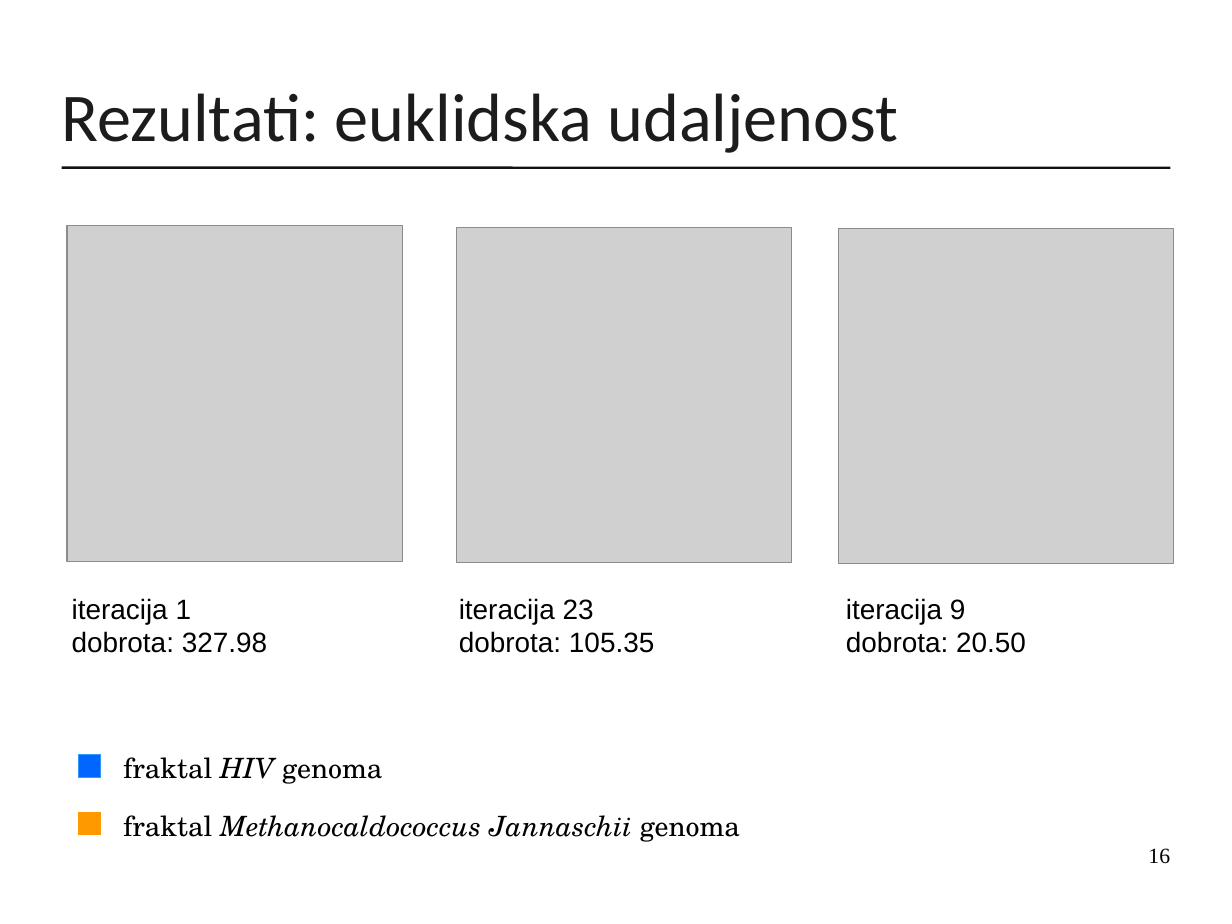
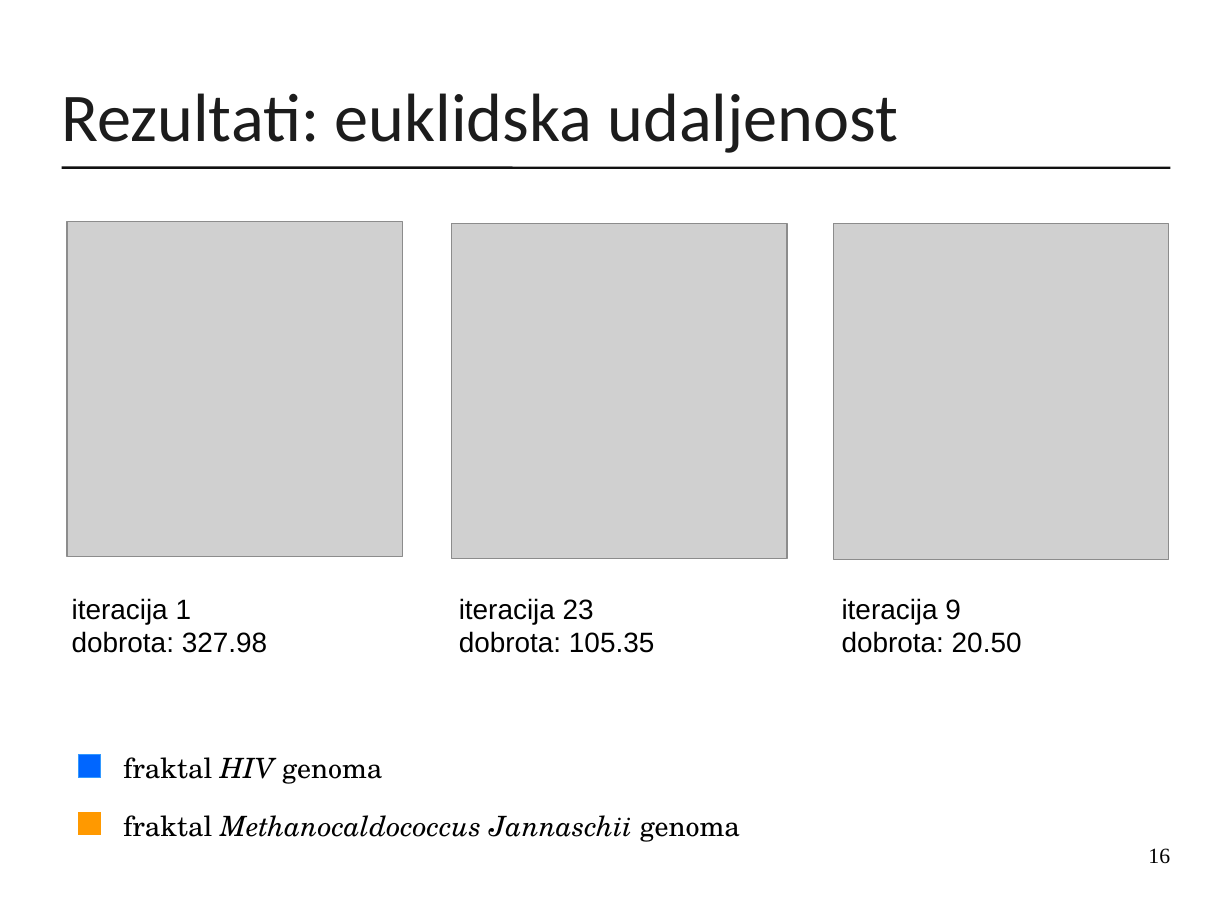
Before and after one commit to mirjamsk/DNAdrivenIFS, a slide deck: slide 16 of CD_bundle/prezentacija.odp. Drawn at 1232x924 pixels with LibreOffice and Linux fonts; fonts in the diff are those of the drawing; grey boxes stand for pictures. Boxes give left, top, right and bottom in pixels: in the first picture for what was removed or moved away, otherwise in the second. Text is boxed around its words. In the diff, an @@ line names an element or a change of style, - is before the commit and + after.

```diff
--- a/CD_bundle/prezentacija.odp
+++ b/CD_bundle/prezentacija.odp
@@ picture: place and size @@
-picture at <box>67,226,402,561</box>
+picture at <box>67,221,402,557</box>
@@ picture: place and size @@
-picture at <box>456,228,792,563</box>
+picture at <box>452,224,787,559</box>
@@ picture: place and size @@
-picture at <box>838,228,1174,563</box>
+picture at <box>834,224,1169,559</box>
@@ text "iteracija 9": place and size @@
-text "iteracija 9" at <box>846,598,1026,653</box>
+text "iteracija 9" at <box>842,598,1022,653</box>
```
Also in this commit, not shown: 3 slides added, 1 other file.
